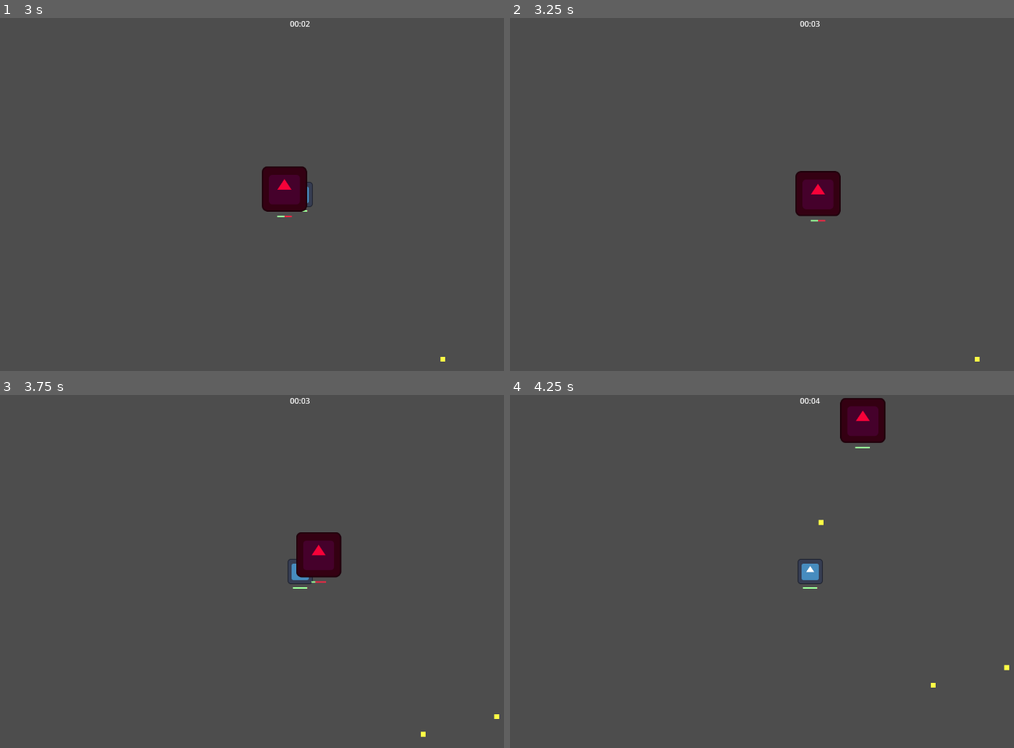
Above: before the commit, frames 1-4 (two rows, left to right).
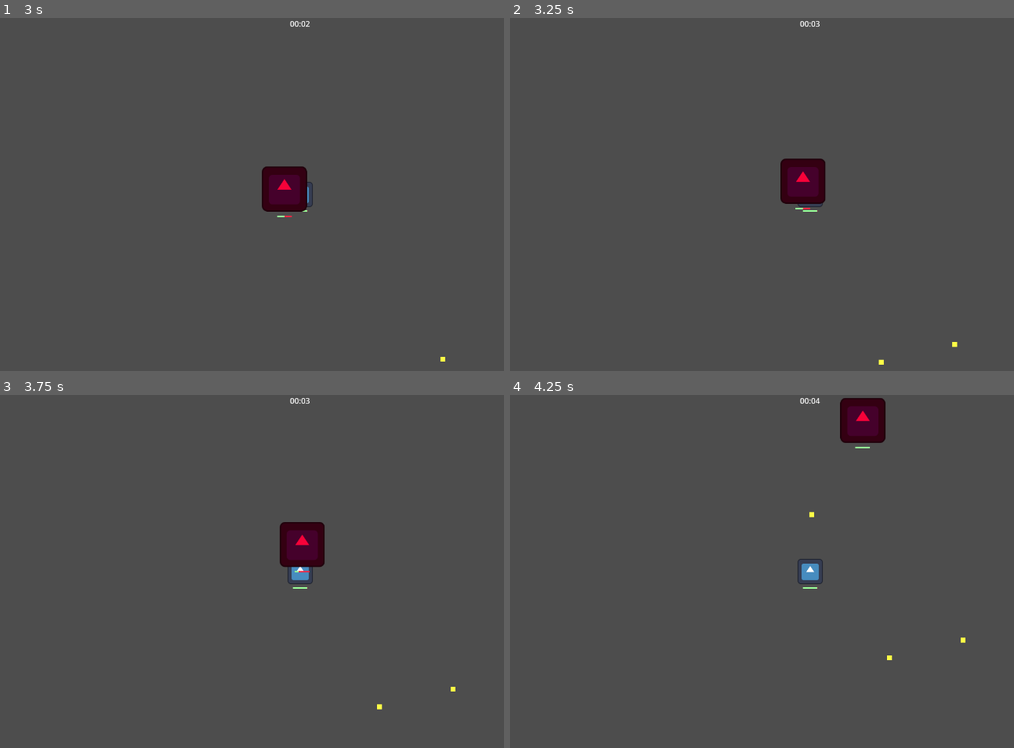
Above: after the commit, the same moments.

Repository: Vilkiy/Debt-Survivors
Game: Godot game, scene res://logic/game_handler/game_handler.tscn
The game is run twice, just before and just after one commit, with the same random seed, the same clock (stepped at 60 frames per second) and the same inputs. The engine's default icon, where the game draws it, is replaced by a stand-in: a white triangle on a blue panel in a dark square.
Inputs:
- Up to frame 1 (3 s): tap Enter at 0.5, 2 s; hold W (move_up) 0.53-2.03 s; tap Space at 1.25 s; hold A (move_left) from 2.03 s (still down)
- Up to frame 2 (3.25 s): keep holding A (move_left)
- Up to frame 3 (3.75 s): release A (move_left) at 3.53 s; hold S (move_down) from 3.53 s (still down)
- Up to frame 4 (4.25 s): keep holding S (move_down)

Frame 1 is identical in both runs. In frame 2, 1.6% of the frame differs, in the area x 53-94%, y 39-99%; in frame 3, 1.6%; in frame 4, less than 0.1%.

Commit message:
Add enemy hit cooldown and player knockback
Updates enemy and player scripts to add hit/knockback mechanics. enemy.gd: introduces hit_cooldown and hit_timer, decrements timer in _physics_process, applies automatic proximity-based damage (distance < 20.0) and a _on_body_entered handler that passes the enemy's global_position to the player; resets hit_timer to avoid rapid repeated hits. player.gd: adds exported knockback_strength, knockback_velocity and knockback_friction, incorporates knockback_velocity into movement, decays knockback with move_toward, and changes _on_health_handler_took_damage to accept attacker_global_position and set knockback accordingly. Note: the damage handler signature changed, so any connected signals/calls should be updated to pass the attacker position.

Diff:
--- a/Assets/Scripts/enemy.gd
+++ b/Assets/Scripts/enemy.gd
@@ -6,7 +6,9 @@
 @export var max_hp: int = 10
 @export var damage: int = 5
 
-#4 da feel
+var hit_cooldown := 0.5  # seconds between hits
+var hit_timer := 0.0
+
 @export var separation_distance: float = 20.0
 @export var separation_force: float = 200.0
 const XP : PackedScene = preload("uid://lf31uwke02f8")
@@ -32,14 +34,24 @@
 	if player == null:
 		return
 
+	# Update hit cooldown timer
+	if hit_timer > 0.0:
+		hit_timer -= _delta
+
 	var direction = (player.global_position - global_position).normalized()
 	var separation = get_separation_vector()
 
-	#+ seperation isnt needed but it smoothens out the feeling of their hitboxes colliding
 	velocity = direction * speed + separation
-
 	move_and_slide()
 
+	# Automatic hit check (optional if not using signals)
+	if global_position.distance_to(player.global_position) < 20.0 and hit_timer <= 0.0:
+		player._on_health_handler_took_damage(global_position)
+		hit_timer = hit_cooldown
+
+func _on_body_entered(body):
+	if body is Player:
+		body._on_health_handler_took_damage(global_position)
 
 
 func _on_death():
--- a/Assets/Scripts/player.gd
+++ b/Assets/Scripts/player.gd
@@ -8,6 +8,9 @@
 var current_level : int = 1
 var xp_to_level_up : int = 100
 
+@export var knockback_strength := 350.0  # pixels per second
+var knockback_velocity := Vector2.ZERO
+var knockback_friction := 10.0  # how fast knockback slows down
 func _ready() -> void:
 	GlobalVar.player = self
 
@@ -27,13 +30,18 @@
 	if dir != Vector2.ZERO:
 		dir = dir.normalized()
 
-	velocity = dir * speed
+	# Add knockback velocity
+	velocity = dir * speed + knockback_velocity
+
 	move_and_slide()
+	# Slow down knockback over time
+	knockback_velocity = knockback_velocity.move_toward(Vector2.ZERO, knockback_friction)
 
 
-
-func _on_health_handler_took_damage() -> void:
-	pass
+func _on_health_handler_took_damage(attacker_global_position: Vector2) -> void:
+	# Calculate direction away from enemy
+	var direction = (global_position - attacker_global_position).normalized()
+	knockback_velocity = direction * knockback_strength
 	#print("player took damage: " + str(health_handler.hp))
 
 
